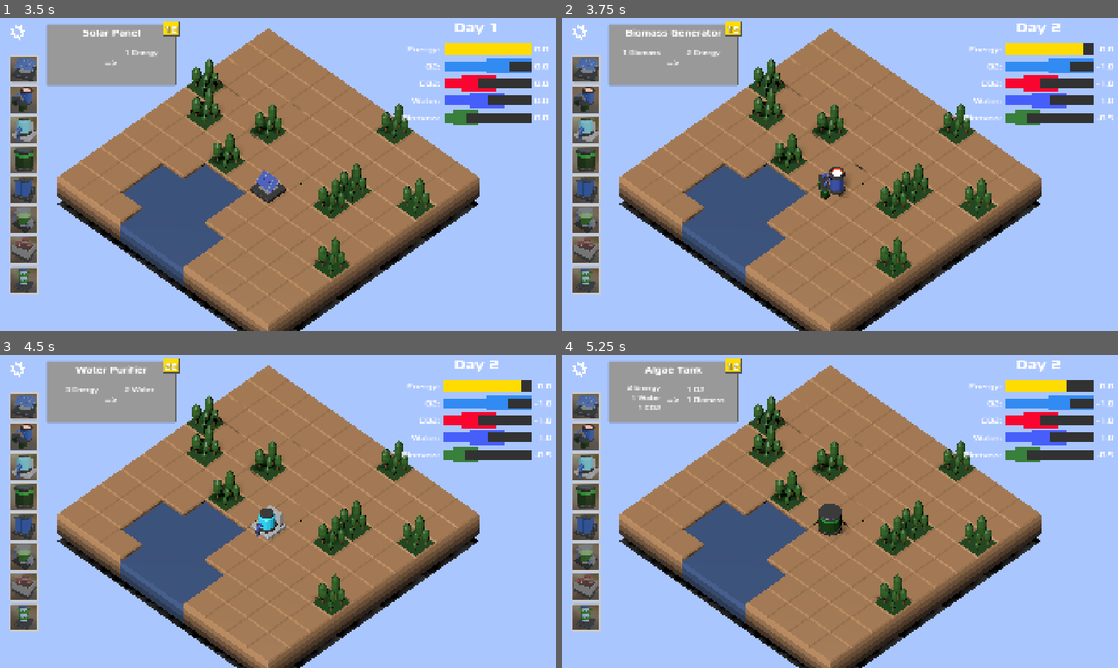
Above: before the commit, frames 1-4 (two rows, left to right).
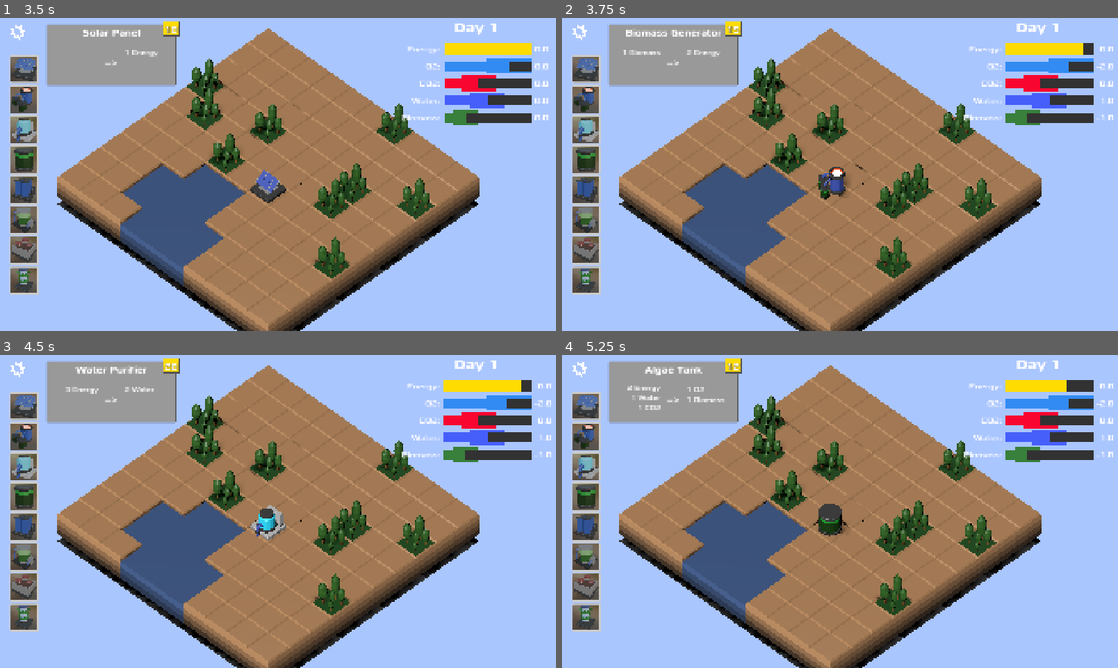
Above: after the commit, the same moments.

Repository: alexshopov/eco-reactor-gmtk-2025
Game: Godot game, scene res://scenes/startup_screen/startup_screen.tscn
Same seed, same stepped clock (60 frames per second), same inputs: the game is played once before the commit and once after it. The engine's default icon, where the game draws it, is replaced by a stand-in: a white triangle on a blue panel in a dark square.
Inputs (mouse positions are in pixels of both pictures, inside the frame that each line leads up to):
- Up to frame 1 (3.5 s): click "New Game" at 0.5 s; click (16, 30) at 1.25 s; click "X" at 2 s; tap Enter at 2.75 s; move the mouse to (22, 68) at 2.77 s; hold X (destroy_device) from 2.78 s (still down); click (22, 68) at 2.92 s
- Up to frame 2 (3.75 s): tap Space at 3.5 s; move the mouse to (584, 99) at 3.52 s; release X (destroy_device) at 3.53 s; click (584, 99) at 3.6 s
- Up to frame 3 (4.5 s): tap Enter at 4.25 s; move the mouse to (22, 467) at 4.27 s; hold Right mouse button (right_click) from 4.28 s (still down); click (22, 467) at 4.42 s
- Up to frame 4 (5.25 s): tap Space at 5 s; move the mouse to (584, 495) at 5.02 s; release Right mouse button (right_click) at 5.03 s; tap X (destroy_device) at 5.1 s; click (584, 495) at 5.17 s

Frame 1 is identical in both runs. In frame 2, less than 0.1% of the frame differs, in the area x 88-100%, y 1-33%; in frame 3, less than 0.1%; in frame 4, less than 0.1%.
Error before the commit: Invalid assignment of property or key 'device_type' with value of type 'int' on a base object of type 'Nil'. (res://managers/device_manager.gd:118)
Error after the commit: Invalid assignment of property or key 'device_type' with value of type 'int' on a base object of type 'Nil'. (res://managers/device_manager.gd:129)

Commit message:
SceneManager saved my ass because recursive scene deps aren't cool

Diff:
--- /dev/null
+++ b/UI/game_over.gd
@@ -0,0 +1,13 @@
+extends Control
+
+func _ready() -> void:
+	visible = false
+
+
+func _on_button_pressed() -> void:
+	EventBus.reset_simulation.emit()
+	visible = false
+
+
+func _on_quit_pressed() -> void:
+	SceneManager.go_to_startup()
--- /dev/null
+++ b/UI/game_over.tscn
@@ -0,0 +1,82 @@
+[gd_scene load_steps=5 format=3 uid="uid://bjipls0823m6e"]
+
+[ext_resource type="Script" uid="uid://bhk0w23xwvn8l" path="res://UI/game_over.gd" id="1_phit2"]
+[ext_resource type="StyleBox" uid="uid://dnp1r6bcw232f" path="res://resources/info_panel.tres" id="1_wruqd"]
+[ext_resource type="FontFile" uid="uid://db3bl2r4rl2tu" path="res://assets/fonts/xolonium/xolonium-fonts-4.1/ttf/Xolonium-Bold.ttf" id="2_phit2"]
+[ext_resource type="FontFile" uid="uid://c05rnlll14j36" path="res://assets/fonts/xolonium/xolonium-fonts-4.1/ttf/Xolonium-Regular.ttf" id="3_fmr02"]
+
+[node name="GameOver" type="Control"]
+layout_mode = 3
+anchors_preset = 15
+anchor_right = 1.0
+anchor_bottom = 1.0
+grow_horizontal = 2
+grow_vertical = 2
+script = ExtResource("1_phit2")
+
+[node name="Panel" type="Panel" parent="."]
+layout_mode = 1
+anchors_preset = 8
+anchor_left = 0.5
+anchor_top = 0.5
+anchor_right = 0.5
+anchor_bottom = 0.5
+offset_left = -289.5
+offset_top = -158.5
+offset_right = 289.5
+offset_bottom = 158.5
+grow_horizontal = 2
+grow_vertical = 2
+theme_override_styles/panel = ExtResource("1_wruqd")
+
+[node name="RichTextLabel" type="RichTextLabel" parent="Panel"]
+layout_mode = 1
+anchors_preset = 5
+anchor_left = 0.5
+anchor_right = 0.5
+offset_left = -288.0
+offset_top = 10.5
+offset_right = 289.0
+offset_bottom = 74.5
+grow_horizontal = 2
+theme_override_fonts/bold_font = ExtResource("2_phit2")
+theme_override_font_sizes/bold_font_size = 48
+bbcode_enabled = true
+text = "[center][b]System Collapsed[/b]"
+
+[node name="Button" type="Button" parent="Panel"]
+layout_mode = 1
+anchors_preset = 8
+anchor_left = 0.5
+anchor_top = 0.5
+anchor_right = 0.5
+anchor_bottom = 0.5
+offset_left = -136.0
+offset_top = -56.0
+offset_right = 136.0
+offset_bottom = 22.0
+grow_horizontal = 2
+grow_vertical = 2
+theme_override_fonts/font = ExtResource("3_fmr02")
+theme_override_font_sizes/font_size = 36
+text = "Try Again"
+
+[node name="Quit" type="Button" parent="Panel"]
+layout_mode = 1
+anchors_preset = 8
+anchor_left = 0.5
+anchor_top = 0.5
+anchor_right = 0.5
+anchor_bottom = 0.5
+offset_left = -136.0
+offset_top = 42.0
+offset_right = 136.0
+offset_bottom = 120.0
+grow_horizontal = 2
+grow_vertical = 2
+theme_override_fonts/font = ExtResource("3_fmr02")
+theme_override_font_sizes/font_size = 36
+text = "Quit"
+
+[connection signal="pressed" from="Panel/Button" to="." method="_on_button_pressed"]
+[connection signal="pressed" from="Panel/Quit" to="." method="_on_quit_pressed"]
--- a/UI/ui.gd
+++ b/UI/ui.gd
@@ -7,11 +7,29 @@
 	%DeviceInfoPanel.visible = false
 	%TileInfoPanel.visible = false
 
+	%O2Timer.timeout.connect(func():
+		%O2ProgressBar.visible = not %O2ProgressBar.visible
+		%O2ProgressBarHide.visible = not %O2ProgressBar.visible
+	)
+	%CO2Timer.timeout.connect(func():
+		%CO2ProgressBar.visible = not %CO2ProgressBar.visible
+		%CO2ProgressBarHide.visible = not %CO2ProgressBar.visible
+	)
+	%WaterTimer.timeout.connect(func():
+		%WaterProgressBar.visible = not %WaterProgressBar.visible
+		%WaterProgressBarHide.visible = not %WaterProgressBar.visible
+	)
+	%BiomassTimer.timeout.connect(func():
+		%BiomassProgressBar.visible = not %BiomassProgressBar.visible
+		%BiomassProgressBarHide.visible = not %BiomassProgressBar.visible
+	)
+
 	EventBus.tile_highlighted.connect(_on_tile_highlighted)
-	# EventBus.device_highlighted.connect(_on_device_highlighted)
 	EventBus.device_card_hovered.connect(_on_device_card_hovered)
-
 	EventBus.tick_completed.connect(_on_tick)
+
+	EventBus.resource_entered_non_ideal_range.connect(_on_resource_entered_non_ideal_range)
+	EventBus.resource_entered_ideal_range.connect(_on_resource_entered_ideal_range)
 
 	EventBus.energy_updated.connect(_on_energy_updated)
 	EventBus.energy_delta_updated.connect(_on_energy_delta_updated)
@@ -27,6 +45,9 @@
 
 	EventBus.water_updated.connect(_on_water_updated)
 	EventBus.water_delta_updated.connect(_on_water_delta_updated)
+
+	EventBus.system_collapsed.connect(_on_system_collapsed)
+	EventBus.reset_simulation.connect(_on_reset_simulation)
 
 
 func _input(event: InputEvent) -> void:
@@ -63,18 +84,12 @@
 		%TileInfoPanel.visible = false
 
 
-func _on_device_highlighted(device: Device) -> void:
-	if device:
-		var mouse_pos = get_viewport().get_mouse_position()
-		%DeviceInfoPanel.position = Vector2(mouse_pos.x - 200, mouse_pos.y + 10)
-		%DeviceInfoPanel.visible = true
-		%DeviceInfoPanel/DeviceInfoLabel.text = device.name
-	else:
-		%DeviceInfoPanel.visible = false
-
-
 func _on_tick(tick: int) -> void:
 	%TurnLabel.text = "Day %d" % tick
+
+
+func _on_system_collapsed() -> void:
+	$GameOver.show()
 
 
 func _on_energy_updated(value: float) -> void:
@@ -143,3 +158,67 @@
 
 func _on_options_button_mouse_exited() -> void:
 	$OptionsButton.scale = Vector2.ONE
+
+func _on_resource_entered_non_ideal_range(res: Enums.GameResource) -> void:
+	var timer : Timer = null
+	match res:
+		Enums.GameResource.O2:
+			timer = %O2Timer
+		Enums.GameResource.CO2:
+			timer = %CO2Timer
+		Enums.GameResource.Water:
+			timer = %WaterTimer
+		Enums.GameResource.Biomass:
+			timer = %BiomassTimer
+		_:
+			timer = null
+
+	blink_on(timer)
+
+
+func _on_resource_entered_ideal_range(res: Enums.GameResource) -> void:
+	var timer : Timer = null
+	match res:
+		Enums.GameResource.O2:
+			timer = %O2Timer
+		Enums.GameResource.CO2:
+			timer = %CO2Timer
+		Enums.GameResource.Water:
+			timer = %WaterTimer
+		Enums.GameResource.Biomass:
+			timer = %BiomassTimer
+		_:
+			timer = null
+
+	blink_off(timer)
+
+func blink_on(timer: Timer) -> void:
+	if not timer or not timer.is_stopped():
+		return
+	timer.start()
+
+
+func blink_off(timer: Timer) -> void:
+	if not timer or timer.is_stopped():
+		return
+	timer.stop()
+
+
+func _on_reset_simulation() -> void:
+	%TurnLabel.text = "Day 1"
+
+	$OptionsPanel.visible = false
+	%DeviceInfoPanel.visible = false
+	%TileInfoPanel.visible = false
+
+	%O2ProgressBar.visible = true
+	%O2ProgressBarHide.visible = false
+
+	%CO2ProgressBar.visible = true
+	%CO2ProgressBarHide.visible = false
+
+	%WaterProgressBar.visible = true
+	%WaterProgressBarHide.visible = false
+
+	%BiomassProgressBar.visible = true
+	%BiomassProgressBarHide.visible = false
--- a/UI/ui.tscn
+++ b/UI/ui.tscn
@@ -1,10 +1,11 @@
-[gd_scene load_steps=29 format=3 uid="uid://4g70smrxjuxl"]
+[gd_scene load_steps=31 format=3 uid="uid://4g70smrxjuxl"]
 
 [ext_resource type="Script" uid="uid://dfb6e8jowabsd" path="res://UI/ui.gd" id="1_2fwl4"]
 [ext_resource type="Theme" uid="uid://dfsg4lmmnysja" path="res://resources/confirmation_dialog.tres" id="1_o2jkc"]
 [ext_resource type="PackedScene" uid="uid://be2farbhpdj0c" path="res://UI/device_info_panel.tscn" id="2_c7tqi"]
 [ext_resource type="StyleBox" uid="uid://5dh5qlqklgt7" path="res://resources/progress_bar_backgroundi.tres" id="2_dajm1"]
 [ext_resource type="PackedScene" uid="uid://chco3605o6bi" path="res://UI/tile_info_panel.tscn" id="3_4fiuh"]
+[ext_resource type="PackedScene" uid="uid://bjipls0823m6e" path="res://UI/game_over.tscn" id="3_7j5ik"]
 [ext_resource type="PackedScene" uid="uid://cuopoh0k6wruj" path="res://UI/toolbar/card_ui.tscn" id="4_hat8c"]
 [ext_resource type="Texture2D" uid="uid://2vfa5phy75rj" path="res://assets/icons/algae_tank.png" id="5_3sbvi"]
 [ext_resource type="Texture2D" uid="uid://1xcnioumgjw4" path="res://assets/icons/compost_reactor.png" id="6_nm1m0"]
@@ -34,7 +35,11 @@
 bg_color = Color(1, 0.862745, 0, 1)
 
 [sub_resource type="StyleBoxFlat" id="StyleBoxFlat_dajm1"]
-bg_color = Color(0.194391, 0.545017, 0.948528, 1)
+resource_local_to_scene = true
+bg_color = Color(0.194392, 0.545018, 0.948528, 1)
+
+[sub_resource type="StyleBoxFlat" id="StyleBoxFlat_7j5ik"]
+bg_color = Color(0.237539, 0.237539, 0.237539, 1)
 
 [sub_resource type="StyleBoxFlat" id="StyleBoxFlat_e6gg6"]
 bg_color = Color(0.975006, 0.0252268, 0.189674, 1)
@@ -64,6 +69,10 @@
 grow_vertical = 2
 theme = ExtResource("1_o2jkc")
 script = ExtResource("1_2fwl4")
+
+[node name="GameOver" parent="." instance=ExtResource("3_7j5ik")]
+unique_name_in_owner = true
+layout_mode = 1
 
 [node name="Console" type="TextEdit" parent="."]
 unique_name_in_owner = true
@@ -273,6 +282,19 @@
 rounded = true
 show_percentage = false
 
+[node name="O2ProgressBarHide" type="ProgressBar" parent="Control/ResourcesContainer/ProgressBars"]
+unique_name_in_owner = true
+visible = false
+custom_minimum_size = Vector2(300, 35)
+layout_mode = 2
+theme_override_font_sizes/font_size = 26
+theme_override_styles/background = ExtResource("2_dajm1")
+theme_override_styles/fill = SubResource("StyleBoxFlat_7j5ik")
+step = 1.0
+value = 100.0
+rounded = true
+show_percentage = false
+
 [node name="CO2ProgressBar" type="ProgressBar" parent="Control/ResourcesContainer/ProgressBars"]
 unique_name_in_owner = true
 custom_minimum_size = Vector2(300, 35)
@@ -285,6 +307,19 @@
 rounded = true
 show_percentage = false
 
+[node name="CO2ProgressBarHide" type="ProgressBar" parent="Control/ResourcesContainer/ProgressBars"]
+unique_name_in_owner = true
+visible = false
+custom_minimum_size = Vector2(300, 35)
+layout_mode = 2
+theme_override_font_sizes/font_size = 26
+theme_override_styles/background = ExtResource("2_dajm1")
+theme_override_styles/fill = SubResource("StyleBoxFlat_7j5ik")
+step = 1.0
+value = 100.0
+rounded = true
+show_percentage = false
+
 [node name="WaterProgressBar" type="ProgressBar" parent="Control/ResourcesContainer/ProgressBars"]
 unique_name_in_owner = true
 custom_minimum_size = Vector2(300, 35)
@@ -297,6 +332,19 @@
 rounded = true
 show_percentage = false
 
+[node name="WaterProgressBarHide" type="ProgressBar" parent="Control/ResourcesContainer/ProgressBars"]
+unique_name_in_owner = true
+visible = false
+custom_minimum_size = Vector2(300, 35)
+layout_mode = 2
+theme_override_font_sizes/font_size = 26
+theme_override_styles/background = ExtResource("2_dajm1")
+theme_override_styles/fill = SubResource("StyleBoxFlat_7j5ik")
+step = 1.0
+value = 100.0
+rounded = true
+show_percentage = false
+
 [node name="BiomassProgressBar" type="ProgressBar" parent="Control/ResourcesContainer/ProgressBars"]
 unique_name_in_owner = true
 custom_minimum_size = Vector2(300, 35)
@@ -306,6 +354,19 @@
 theme_override_styles/fill = SubResource("StyleBoxFlat_3sbvi")
 step = 1.0
 value = 25.0
+rounded = true
+show_percentage = false
+
+[node name="BiomassProgressBarHide" type="ProgressBar" parent="Control/ResourcesContainer/ProgressBars"]
+unique_name_in_owner = true
+visible = false
+custom_minimum_size = Vector2(300, 35)
+layout_mode = 2
+theme_override_font_sizes/font_size = 26
+theme_override_styles/background = ExtResource("2_dajm1")
+theme_override_styles/fill = SubResource("StyleBoxFlat_7j5ik")
+step = 1.0
+value = 100.0
 rounded = true
 show_percentage = false
 
@@ -446,6 +507,24 @@
 theme_override_styles/normal = SubResource("StyleBoxFlat_8gkfd")
 expand_icon = true
 
+[node name="Timers" type="Node" parent="."]
+
+[node name="O2Timer" type="Timer" parent="Timers"]
+unique_name_in_owner = true
+wait_time = 0.25
+
+[node name="CO2Timer" type="Timer" parent="Timers"]
+unique_name_in_owner = true
+wait_time = 0.25
+
+[node name="WaterTimer" type="Timer" parent="Timers"]
+unique_name_in_owner = true
+wait_time = 0.25
+
+[node name="BiomassTimer" type="Timer" parent="Timers"]
+unique_name_in_owner = true
+wait_time = 0.25
+
 [connection signal="mouse_entered" from="OptionsButton" to="." method="_on_options_button_mouse_entered"]
 [connection signal="mouse_exited" from="OptionsButton" to="." method="_on_options_button_mouse_exited"]
 [connection signal="pressed" from="OptionsButton" to="." method="_on_options_button_pressed"]
--- a/entities/devices/fungal_decomposer/fungal_decomposer.tscn
+++ b/entities/devices/fungal_decomposer/fungal_decomposer.tscn
@@ -8,6 +8,6 @@
 device_type = 6
 energy_input = 1.0
 biomass_input = 1.0
-co2_output = 2.0
+co2_output = 1.0
 
 [node name="FungalDecomposer" parent="." instance=ExtResource("2_1nxos")]
--- a/globals/constants.gd
+++ b/globals/constants.gd
@@ -1,7 +1,7 @@
 extends Node
 
 const TICK_DURATION_FAST : int = 3
-const TICK_DURATION_NORMAL : int = 6
+const TICK_DURATION_NORMAL : int = 5
 
 const ENERGY_INITIAL_VALUE : float = 100
 
@@ -163,12 +163,12 @@
 			{ "Energy": 0 },
 			{ "Water": 0 },
 			{ "O2": 0 },
-			{ "CO2": 2 },
+			{ "CO2": 1 },
 			{ "Biomass": 0 },
 		]
 	},
 	Enums.DeviceType.AeroponicTower: {
-		"name": "Fungal Decomposer",
+		"name": "Aeroponic Tower",
 		"cost": 18,
 		"inputs": [
 			{ "Energy": 2 },
--- a/globals/enums.gd
+++ b/globals/enums.gd
@@ -1,4 +1,11 @@
 extends Node
+
+enum GameResource {
+    O2,
+    CO2,
+    Water,
+    Biomass
+}
 
 enum TileType {
     Ground = 0,
--- a/globals/event_bus.gd
+++ b/globals/event_bus.gd
@@ -30,3 +30,9 @@
 signal options_panel_opened
 signal options_panel_closed
 signal master_volume_changed(value: float)
+
+signal resource_entered_non_ideal_range(game_resource: Enums.GameResource)
+signal resource_entered_ideal_range(game_resource: Enums.GameResource)
+
+signal system_collapsed
+signal reset_simulation
--- a/managers/device_manager.gd
+++ b/managers/device_manager.gd
@@ -64,6 +64,7 @@
 	EventBus.device_card_clicked.connect(_on_device_card_clicked)
 	EventBus.device_card_cancelled.connect(_on_device_card_cancelled)
 	EventBus.tile_highlighted.connect(_on_tile_highlighted)
+	EventBus.reset_simulation.connect(_on_reset_simulation)
 
 
 func _input(event: InputEvent) -> void:
@@ -76,6 +77,16 @@
 
 		if active_tile.data.device_type != Enums.DeviceType.Null:
 			open_confirmation_dialog()
+
+
+func _on_reset_simulation() -> void:
+	for idx in active_devices:
+		active_devices[idx].queue_free()
+		EventBus.device_destroyed.emit(idx)
+
+	active_devices.clear()
+	if temp_device:
+		temp_device.queue_free()
 
 
 func _on_tick(_turn: int) -> void:
--- a/managers/game_manager.gd
+++ b/managers/game_manager.gd
@@ -4,12 +4,21 @@
 @export
 var tick_length : float = Constants.TICK_DURATION_FAST
 
-var turn_counter : int = 1
+var turn_counter : int = 0
 var tick_timer : float = 0.0
+
+
+func _ready() -> void:
+    EventBus.reset_simulation.connect(_on_reset_simulation)
 
 
 func _process(delta: float) -> void:
     _update_tick_(delta)
+
+
+func _on_reset_simulation() -> void:
+    turn_counter = 0
+    tick_timer = 0.0
 
 
 func _update_tick_(delta: float) -> void:
--- a/managers/resources_manager.gd
+++ b/managers/resources_manager.gd
@@ -13,6 +13,16 @@
 	set(value):
 		o2 = value
 		EventBus.o2_updated.emit(o2)
+
+		if o2 <= 0:
+			EventBus.system_collapsed.emit()
+			return
+
+		if o2 < Constants.O2_STABLE_MIN or o2 > Constants.O2_STABLE_MAX:
+			EventBus.resource_entered_non_ideal_range.emit(Enums.GameResource.O2)
+		else:
+			EventBus.resource_entered_ideal_range.emit(Enums.GameResource.O2)
+
 var o2_delta: float :
 	set(value):
 		o2_delta = value
@@ -22,6 +32,16 @@
 	set(value):
 		co2 = value
 		EventBus.co2_updated.emit(co2)
+
+		if co2 <= 0 or co2 >= 100:
+			EventBus.system_collapsed.emit()
+			return
+
+		if co2 < Constants.CO2_STABLE_MIN or co2 > Constants.CO2_STABLE_MAX:
+			EventBus.resource_entered_non_ideal_range.emit(Enums.GameResource.CO2)
+		else:
+			EventBus.resource_entered_ideal_range.emit(Enums.GameResource.CO2)
+
 var co2_delta: float :
 	set(value):
 		co2_delta = value
@@ -31,6 +51,17 @@
 	set(value):
 		biomass = value
 		EventBus.biomass_updated.emit(biomass)
+
+		if biomass <= 0:
+			EventBus.system_collapsed.emit()
+			return
+
+
+		if biomass < Constants.BIOMASS_STABLE_MIN or biomass > Constants.BIOMASS_STABLE_MAX:
+			EventBus.resource_entered_non_ideal_range.emit(Enums.GameResource.Biomass)
+		else:
+			EventBus.resource_entered_ideal_range.emit(Enums.GameResource.Biomass)
+
 var biomass_delta: float :
 	set(value):
 		biomass_delta = value
@@ -40,6 +71,16 @@
 	set(value):
 		water = value
 		EventBus.water_updated.emit(water)
+
+		if water <= 0:
+			EventBus.system_collapsed.emit()
+			return
+
+		if water < Constants.WATER_STABLE_MIN or water > Constants.WATER_STABLE_MAX:
+			EventBus.resource_entered_non_ideal_range.emit(Enums.GameResource.Water)
+		else:
+			EventBus.resource_entered_ideal_range.emit(Enums.GameResource.Water)
+
 var water_delta: float :
 	set(value):
 		water_delta = value
@@ -51,6 +92,11 @@
 var water_regen : float
 
 func _ready() -> void:
+	_on_reset_simulation()
+	EventBus.reset_simulation.connect(_on_reset_simulation)
+
+
+func _on_reset_simulation() -> void:
 	energy = Constants.ENERGY_INITIAL_VALUE
 	o2 = Constants.O2_INITIAL_VALUE
 	co2 = Constants.CO2_INITIAL_VALUE
@@ -61,12 +107,12 @@
 func next_turn() -> void:
 	# standard decay
 	energy_delta = 0
-	o2_delta = -1
-	co2_delta = 1
+	o2_delta = -2
+	co2_delta = 2
 	water_delta = -0.2
-	biomass_delta = -0.5
+	biomass_delta = -1
 
-	o2 -= 1
-	co2 += 1
+	o2 -= 2
+	co2 += 2
 	water -= 0.2
-	biomass -= 0.5
+	biomass -= 1
--- /dev/null
+++ b/managers/scene_manager.gd
@@ -0,0 +1,10 @@
+extends Node
+
+@onready var startup_scene = preload("res://scenes/startup_screen/startup_screen.tscn")
+@onready var main_scene = preload("res://scenes/main/main.tscn")
+
+func go_to_startup():
+	get_tree().change_scene_to_packed(startup_scene)
+
+func go_to_main():
+	get_tree().change_scene_to_packed(main_scene)
--- a/project.godot
+++ b/project.godot
@@ -22,6 +22,7 @@
 Constants="*res://globals/constants.gd"
 ResourcesManager="*res://managers/resources_manager.gd"
 GameOptions="*res://globals/game_options.gd"
+SceneManager="*res://managers/scene_manager.gd"
 
 [debug]
 
--- a/scenes/map/grid_map.gd
+++ b/scenes/map/grid_map.gd
@@ -5,6 +5,7 @@
 var forest_spawn_chance : float = 0.1
 
 var tiles : Dictionary
+var base_tiles : Dictionary
 
 func _ready() -> void:
 	randomize()
@@ -27,10 +28,16 @@
 
 		tiles.set(cell, tile_data)
 
+	base_tiles = tiles.duplicate()
 
 	EventBus.active_tile_changed.connect(_on_active_tile_changed)
 	EventBus.device_placed.connect(_on_device_placed)
 	EventBus.device_destroyed.connect(_on_device_destroyed)
+	EventBus.reset_simulation.connect(_on_reset_simulation)
+
+
+func _on_reset_simulation() -> void:
+	tiles = base_tiles.duplicate()
 
 
 func _on_active_tile_changed(active_tile: Vector3) -> void:
--- a/scenes/startup_screen/startup_screen.gd
+++ b/scenes/startup_screen/startup_screen.gd
@@ -1,8 +1,5 @@
 class_name StartupScreen
 extends Panel
-
-@export
-var main_scene : PackedScene
 
 
 func _ready() -> void:
@@ -11,7 +8,7 @@
 
 
 func _on_new_game_button_pressed() -> void:
-	get_tree().change_scene_to_packed(main_scene)
+	SceneManager.go_to_main()
 
 
 func _on_options_button_pressed() -> void:
Not shown, added: UI/game_over.gd.uid
Not shown, added: managers/scene_manager.gd.uid
